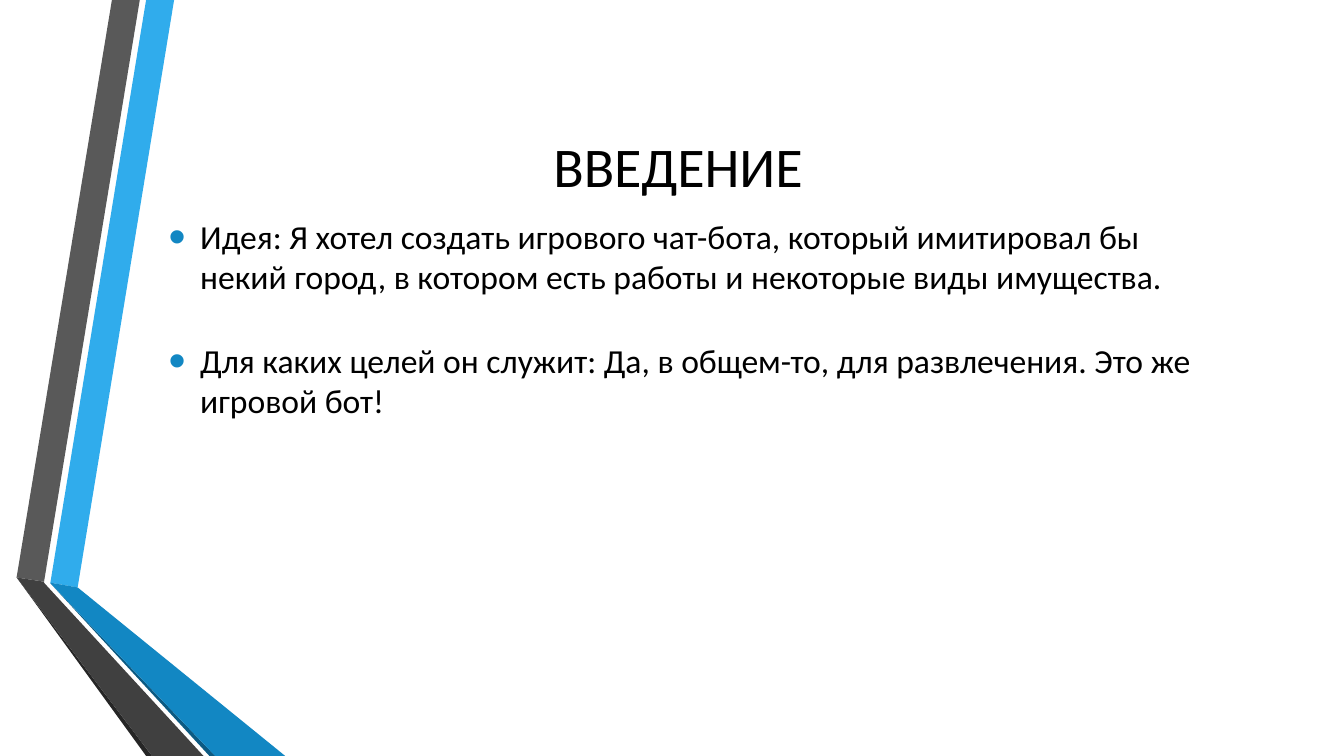
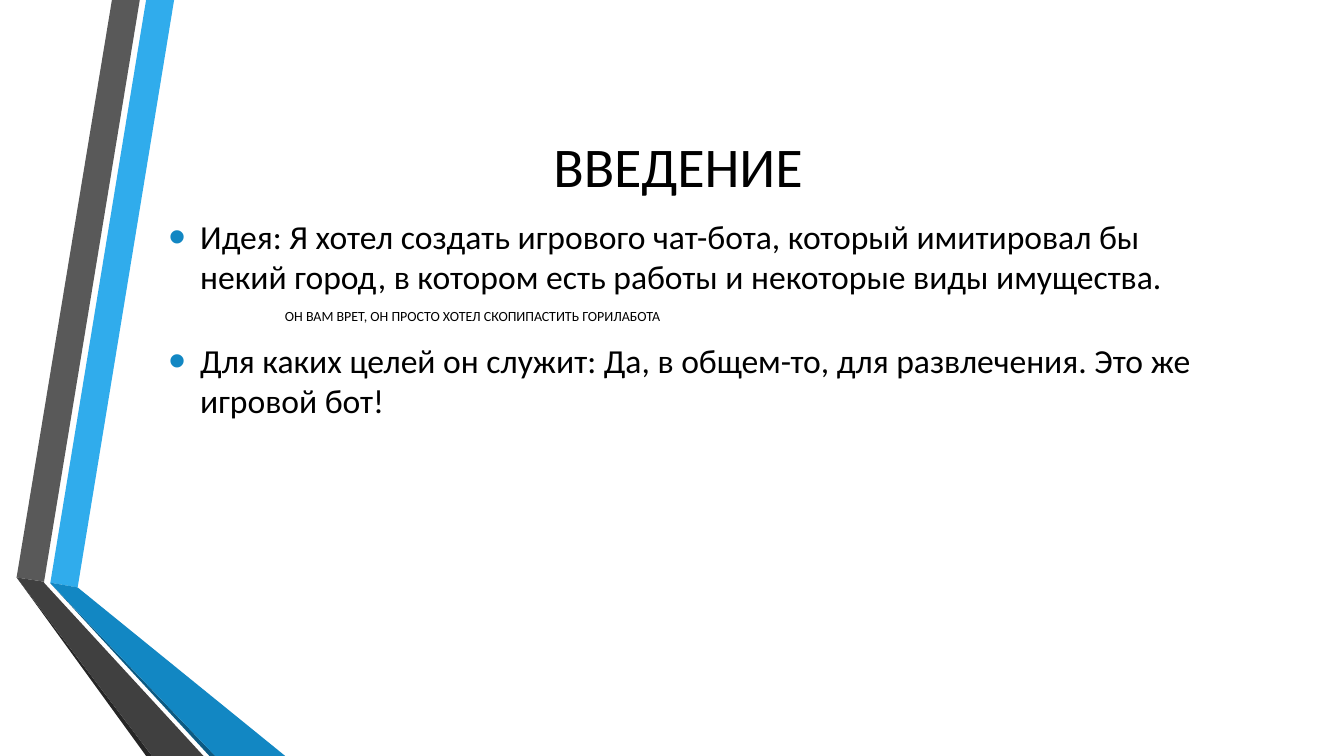
Before and after one commit to OrangeAps/project_spring_2020, a slide deck: slide 2 of презентация/презентация проекта.pptx. Drawn at 1344x756 pixels with LibreOffice and Linux fonts; fonts in the diff are those of the drawing; background and template pictures are left out. Boxes give left, top, right and bottom in pixels: in the first picture for what was removed or moved away, otherwise in the second. Text is boxed around its words. In the diff, an @@ line names an element or a change of style, - is before the commit and + after.

```diff
--- a/презентация/презентация проекта.pptx
+++ b/презентация/презентация проекта.pptx
@@ text added at (285, 312, 660, 323), 10 pt, text #000000 @@
+ОН ВАМ ВРЕТ, ОН ПРОСТО ХОТЕЛ СКОПИПАСТИТЬ ГОРИЛАБОТА
```
Also in this commit, not shown: 2 other files.
